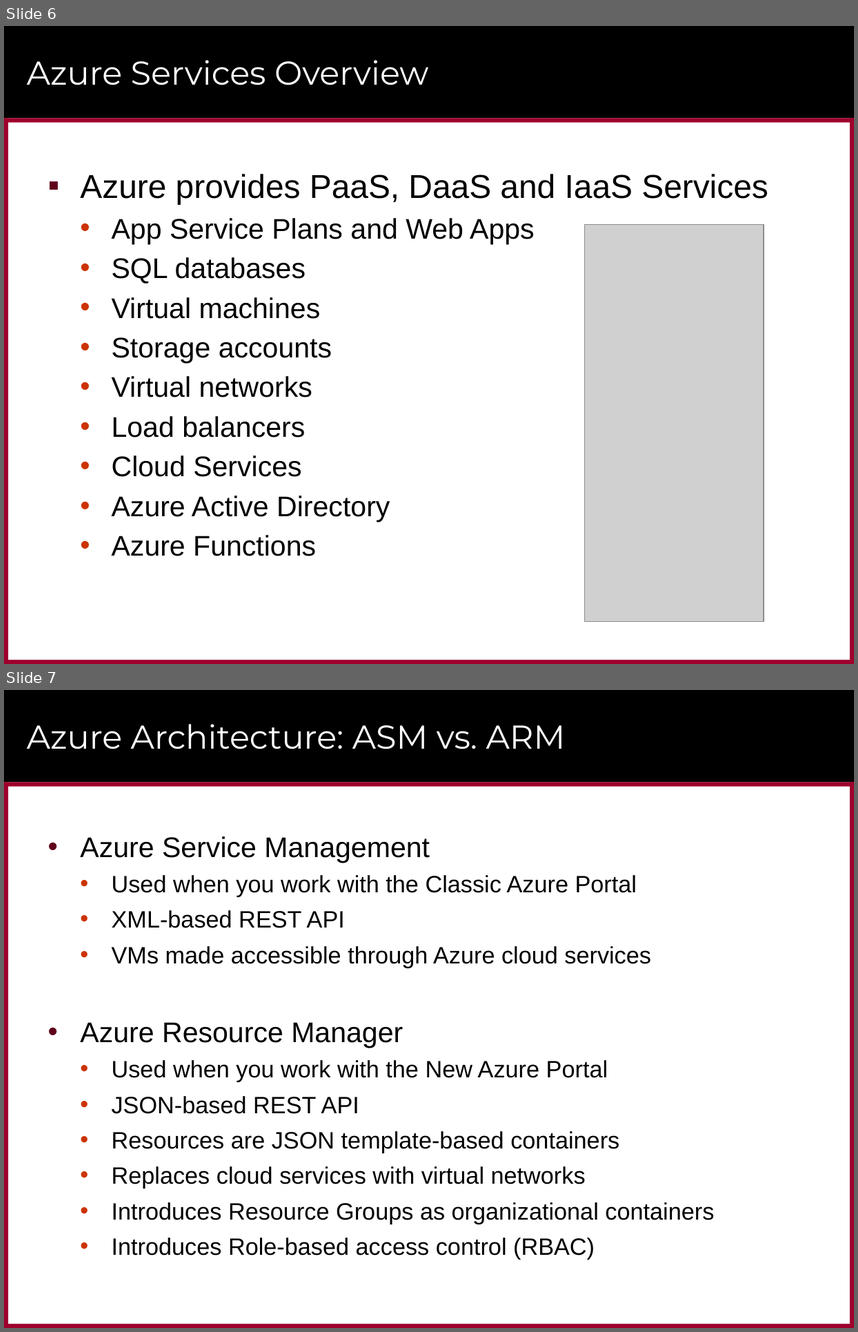
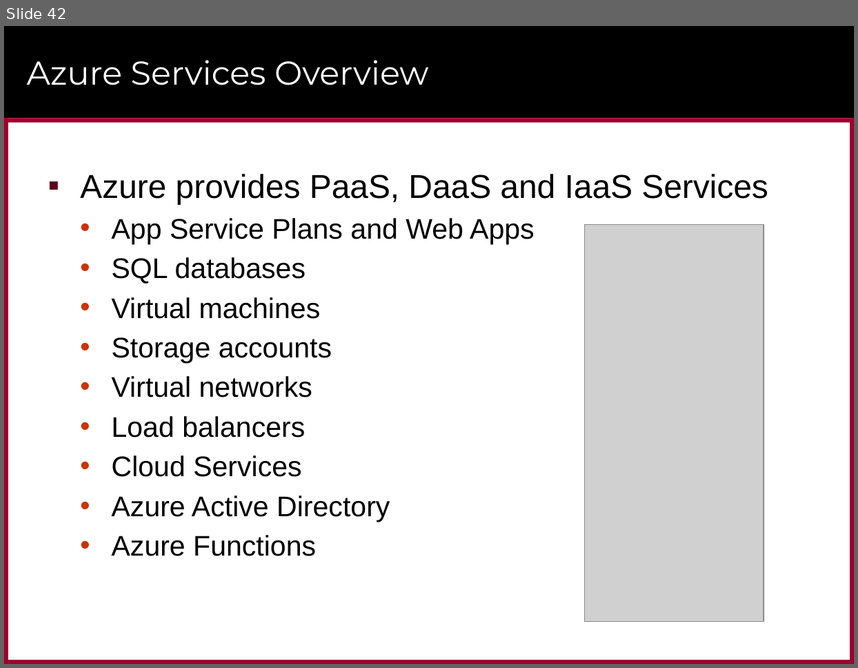
Before and after one commit to CriticalPathTraining/MSD365_Courseware, a slide deck: 01 GettingStarted.pptx. Shown one above the other, each under a label of ours: slides 6 and 7 before the commit, slide 42 after it. The pictures are 858x1332 and 858x668 pixels, drawn with LibreOffice and Linux fonts; fonts in the diff are those of the drawing; grey boxes stand for pictures; background and template pictures are left out. Boxes give left, top, right and bottom in pixels: in the first picture for what was removed or moved away, otherwise in the second. Text is boxed around its words. In the diff, an @@ line names an element or a change of style, - is before the commit and + after.

```diff
--- a/01 GettingStarted.pptx
+++ b/01 GettingStarted.pptx
@@ slide 7 removed at (4, 690, 854, 1328), background #FFFFFF; not listed: 6 template elements that a slide beside it also shows @@
@@ title removed at (27, 724, 566, 749) @@
-Azure Architecture: ASM vs. ARM
@@ text removed at (80, 836, 714, 1259) @@
-• Azure Service Management
-  • Used when you work with the Classic Azure Portal
-  • XML-based REST API
-  • VMs made accessible through Azure cloud services
-• Azure Resource Manager
-  • Used when you work with the New Azure Portal
-  • JSON-based REST API
-  • Resources are JSON template-based containers
-  • Replaces cloud services with virtual networks
-  • Introduces Resource Groups as organizational containers
-  • Introduces Role-based access control (RBAC)
@@ what was slide 6 is now slide 42 @@
```
Also in this commit, not shown: 4 slides changed, 37 slides added, 16 other slides removed, 19 other files.
